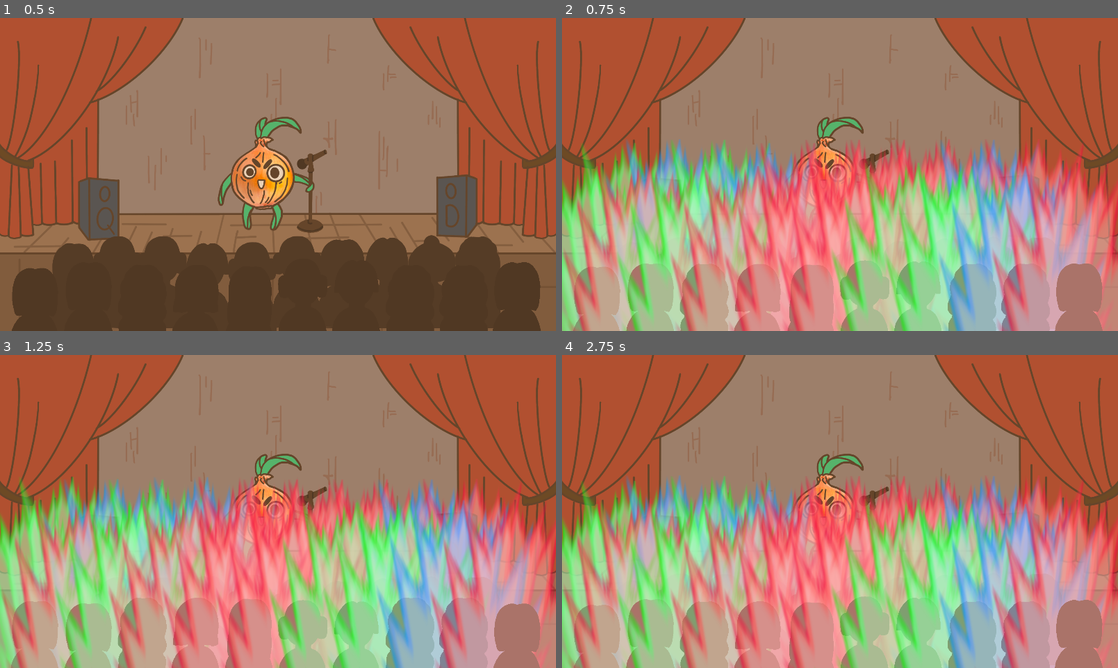
Above: before the commit, frames 1-4 (two rows, left to right).
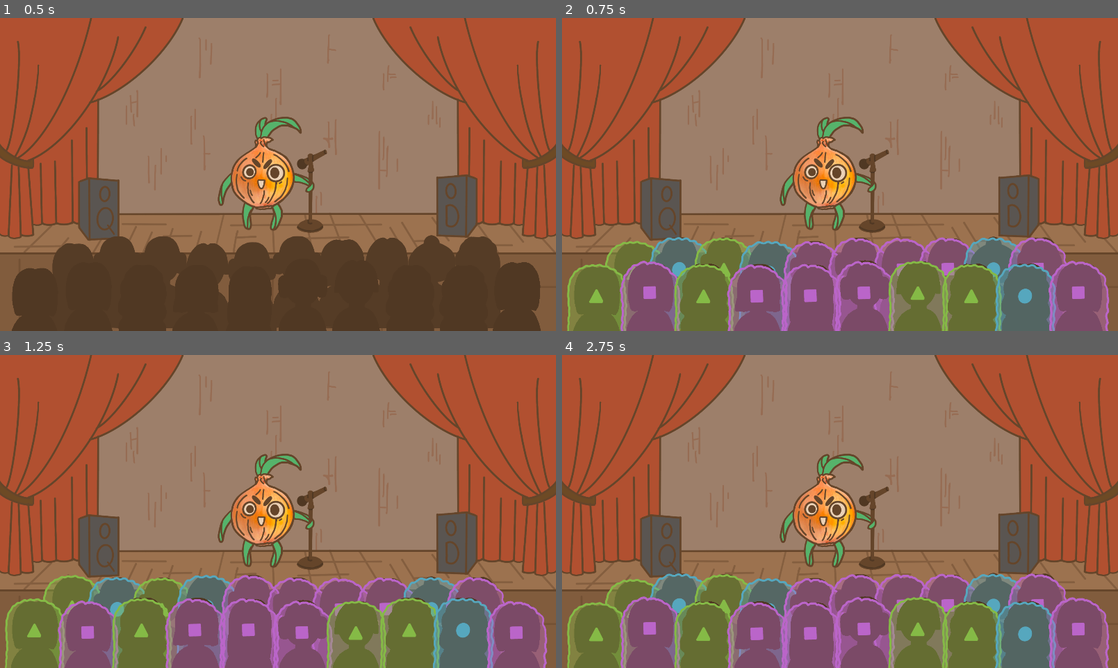
Above: after the commit, the same moments.

Repository: IridescenceFR/GlobalGameJam2024
Game: Godot game, scene res://Spectateur/testSpectator.tscn
Two runs of this game, one before a commit and one after it. Both use one fixed random seed, a clock stepped at 60 frames per second and the inputs below. This scene is started directly instead of the project's main scene.
Inputs:
- Up to frame 1 (0.5 s): no input
- Up to frame 2 (0.75 s): hold A (q_key_show) from 0.53 s (still down)
- Up to frame 3 (1.25 s): keep holding A (q_key_show)
- Up to frame 4 (2.75 s): release A (q_key_show) at 1.28 s; tap S (s_key_suppress) at 1.35 s; hold A (q_key_show) from 2.03 s (still down)

Frame 1 is identical in both runs. In frame 2, 54% of the frame differs, in the area x 0-100%, y 38-100%; in frame 3, 54%; in frame 4, 54%.

Commit message:
New aura png

Diff:
--- a/Spectateur/Scripts/Spectator.gd
+++ b/Spectateur/Scripts/Spectator.gd
@@ -46,8 +46,8 @@
 
 # Called when the node enters the scene tree for the first time.
 func _ready():
-	auraArray = ["res://Spectateur/Sprites/redAura.png", "res://Spectateur/Sprites/greenAura.png",
-	"res://Spectateur/Sprites/blueAura.png"]
+	auraArray = ["res://Spectateur/Sprites/violetHalo.png", "res://Spectateur/Sprites/greenHalo.png",
+	"res://Spectateur/Sprites/blueHalo.png"]
 
 	#met une texture aléatoire au node SpectatorSprite2D
 	is_go_up = randi_range(0,1)
Binary file removed: Spectateur/Sprites/blueAura.png
Binary file added: Spectateur/Sprites/blueHalo.png
Not shown, changed: Spectateur/Sprites/blueHalo.png.import
Binary file removed: Spectateur/Sprites/greenAura.png
Binary file added: Spectateur/Sprites/greenHalo.png
Not shown, changed: Spectateur/Sprites/greenHalo.png.import
Binary file removed: Spectateur/Sprites/redAura.png
Binary file added: Spectateur/Sprites/violetHalo.png
Not shown, changed: Spectateur/Sprites/violetHalo.png.import
